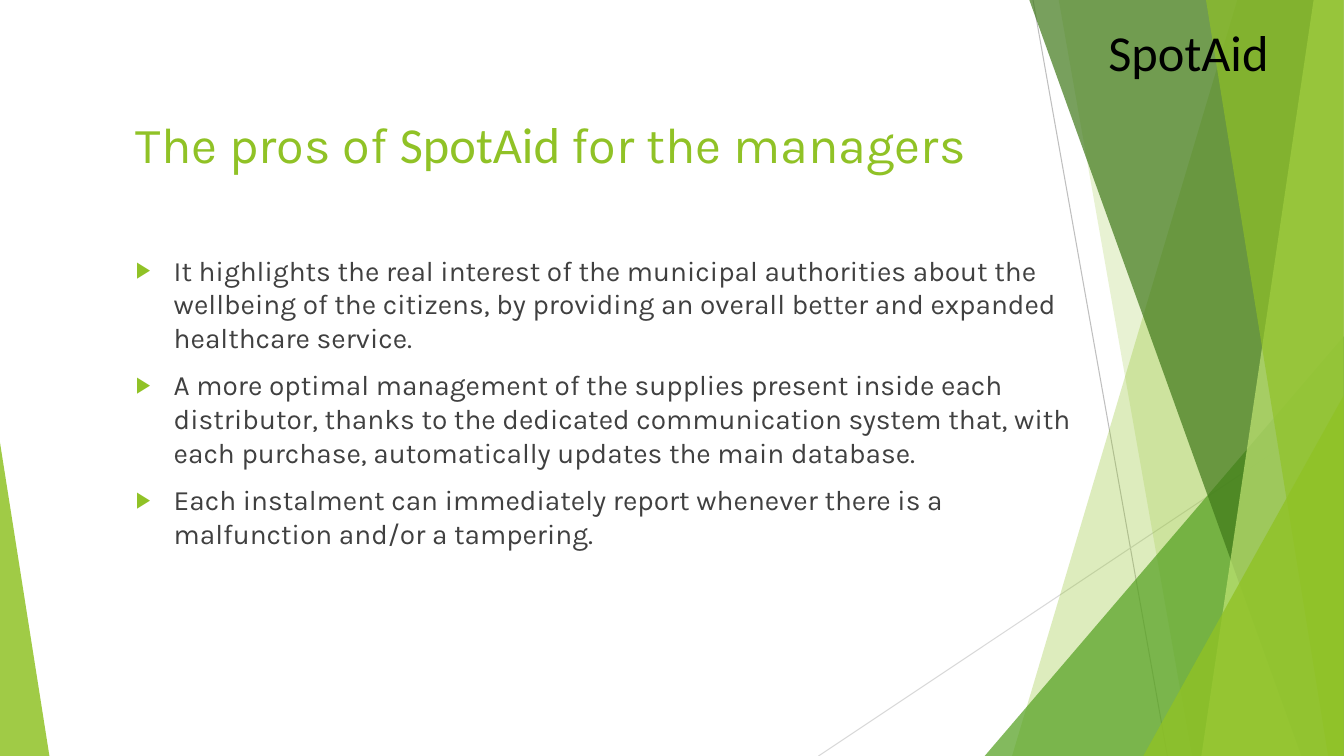
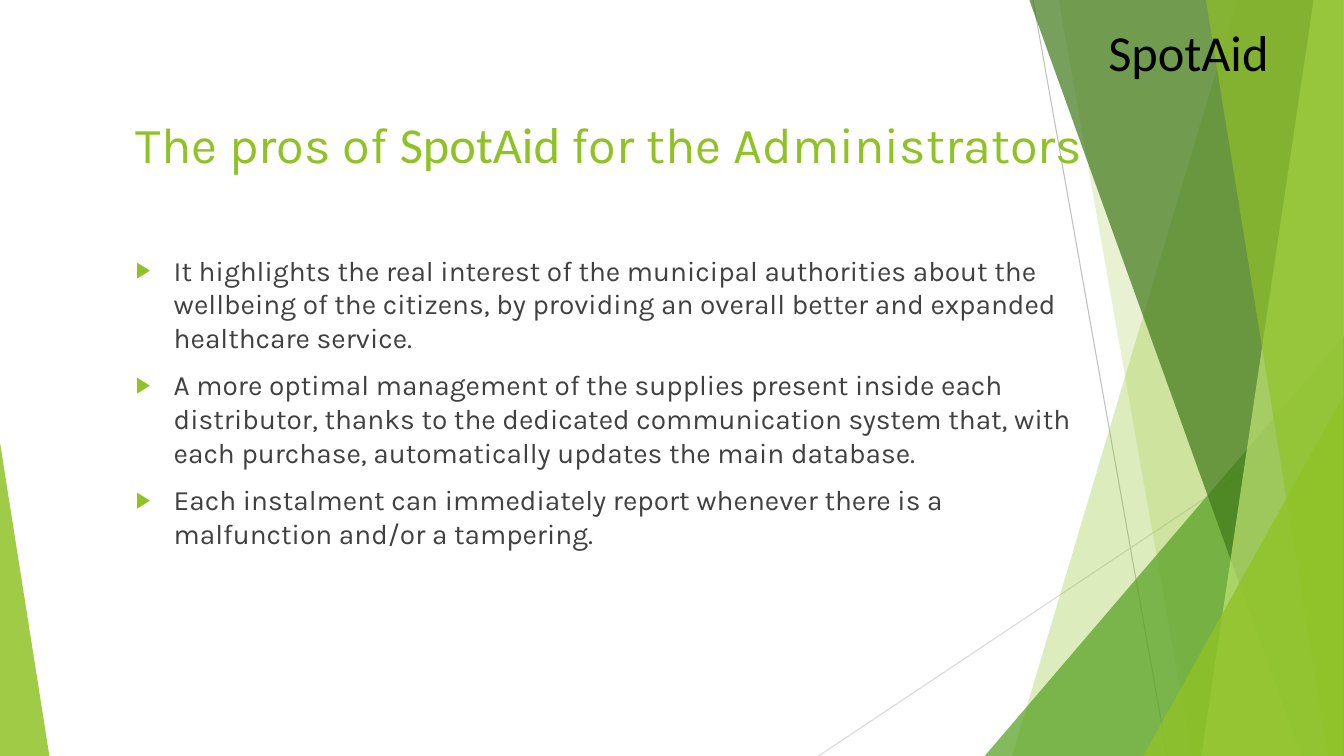
Before and after one commit to MattiaGrigoli/SpotAid, a slide deck: slide 8 of General Presentation - SpotAid.pptx. Drawn at 1344x756 pixels with LibreOffice and Linux fonts; fonts in the diff are those of the drawing. Boxes give left, top, right and bottom in pixels: in the first picture for what was removed or moved away, otherwise in the second. Text is boxed around its words. In the diff, an @@ line names an element or a change of style, - is before the commit and + after.

```diff
--- a/General Presentation - SpotAid.pptx
+++ b/General Presentation - SpotAid.pptx
@@ title at [136, 118, 1083, 176]: text changed @@
-The pros of SpotAid for the managers
+The pros of SpotAid for the Administrators
```
Also in this commit, not shown: 3 other slides changed, 1 other file.
